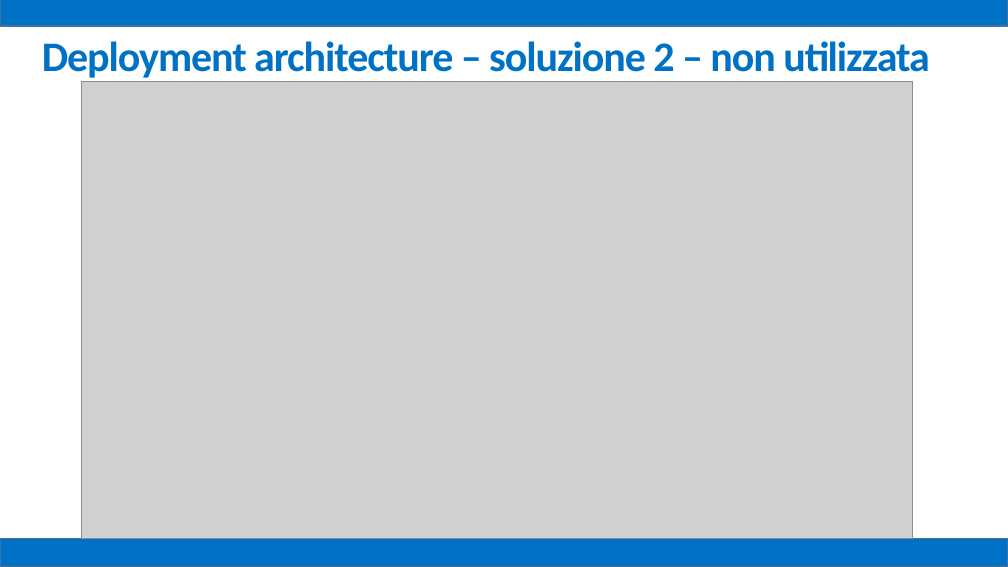
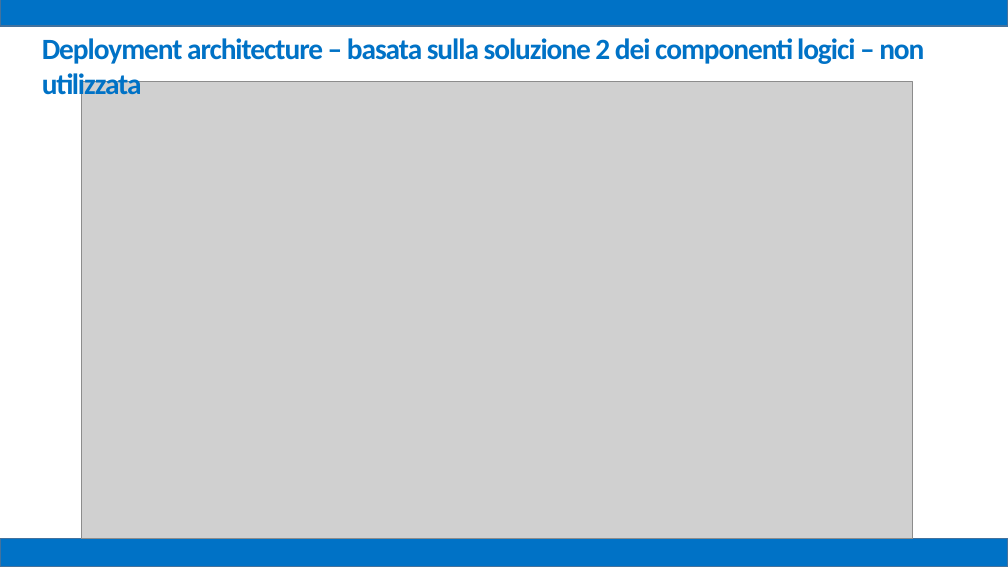
Before and after one commit to mz1991/ProgettoFebbraio2015, a slide deck: slide 47 of Febbraio 2015.pptx (slide 39 before the commit). Drawn at 1008x567 pixels with LibreOffice and Linux fonts; fonts in the diff are those of the drawing; grey boxes stand for pictures. Boxes give left, top, right and bottom in pixels: in the first picture for what was removed or moved away, otherwise in the second. Text is boxed around its words. In the diff, an @@ line names an element or a change of style, - is before the commit and + after.

```diff
--- a/Febbraio 2015.pptx
+++ b/Febbraio 2015.pptx
@@ text at bbox=[42, 38, 924, 101]: text changed; size 40 to 28 pt @@
-Deployment architecture – soluzione 2 – non utilizzata
+Deployment architecture – basata sulla soluzione 2 dei componenti logici – non utilizzata
```
Also in this commit, not shown: 18 other slides changed, 7 slides added, 18 other files.
